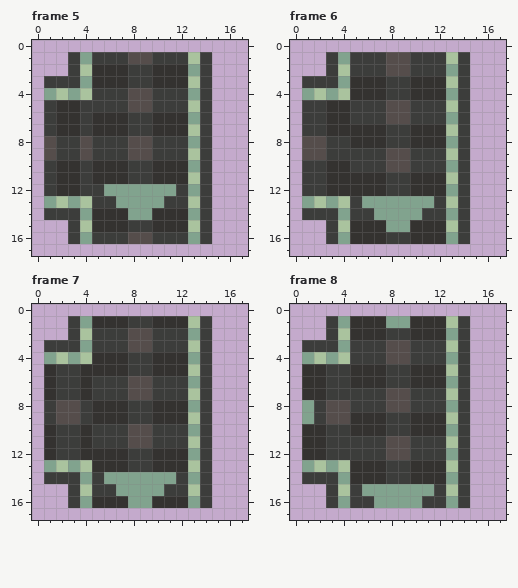
File history of a pixel-art file, Assets/Art/MapObjects/ConveyorTSlow.aseprite. That is the earlier state.
18x18 pixels, 16 frames. Shown: frame 5, frame 6, frame 7, frame 8. The commit also changed other frames, which this record leaves out.
After the commit:
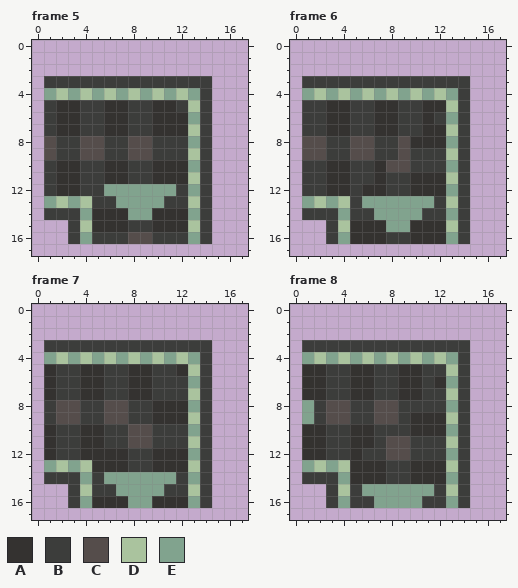
Palette (. is transparent): A #343230  B #3c3d3b  C #554d4b  D #aac39e  E #81a38e
What changed:
layer "Vertical Arrow" removed
Changed rows in their new state; - is an unchanged pixel.
Frame 5, layers "Vertical Belt", "Conveyor":
first column x 3:
 1 ............
 2 ............
 3 -BBBB--BBBB-
 4 --EDEDEDED--
 5 ---AABBAA---
 6 --B---------
 7 --B---------
 8 --C---------
 9 --C---------
10 --B---------
11 --B---------
Frame 6, layers "Vertical Belt", "Conveyor":
first column x 3:
 1 ............
 2 ............
 3 -BBBB--BBBB-
 4 --EDEDEDED--
 5 ----AAB-AA--
 6 ----AAB-A---
 7 --BB-A-B----
 8 --CCB-C-----
 9 --CC-B------
10 ----A-------
11 --BB--------
12 --B---------
Frame 7, layers "Vertical Belt", "Conveyor":
first column x 3:
 1 ............
 2 ............
 3 -B---BB---B-
 4 --EDEDEDED--
 5 ---BBAABB---
 6 --A--AA-----
 7 --A--AA-----
 8 --BCC-------
 9 --BCC-------
10 --A---------
11 --A---------
Frame 8, layers "Vertical Belt", "Conveyor":
first column x 3:
 1 ............
 2 ............
 3 -B---BB---B-
 4 --EDEDEDED--
 5 ----B-A-BB--
 6 ----B-A-B---
 7 --AA-BAA----
 8 ----C-B-----
 9 --BBCC------
10 ----B-------
11 --AA--------
12 --A---------
